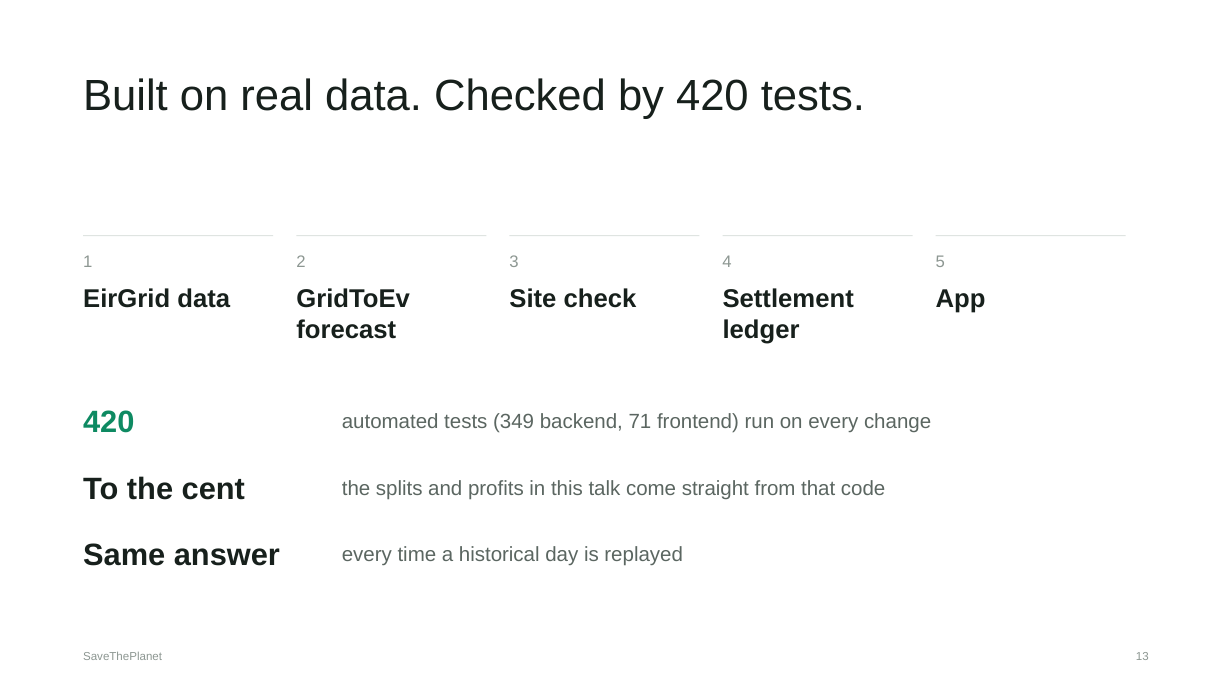
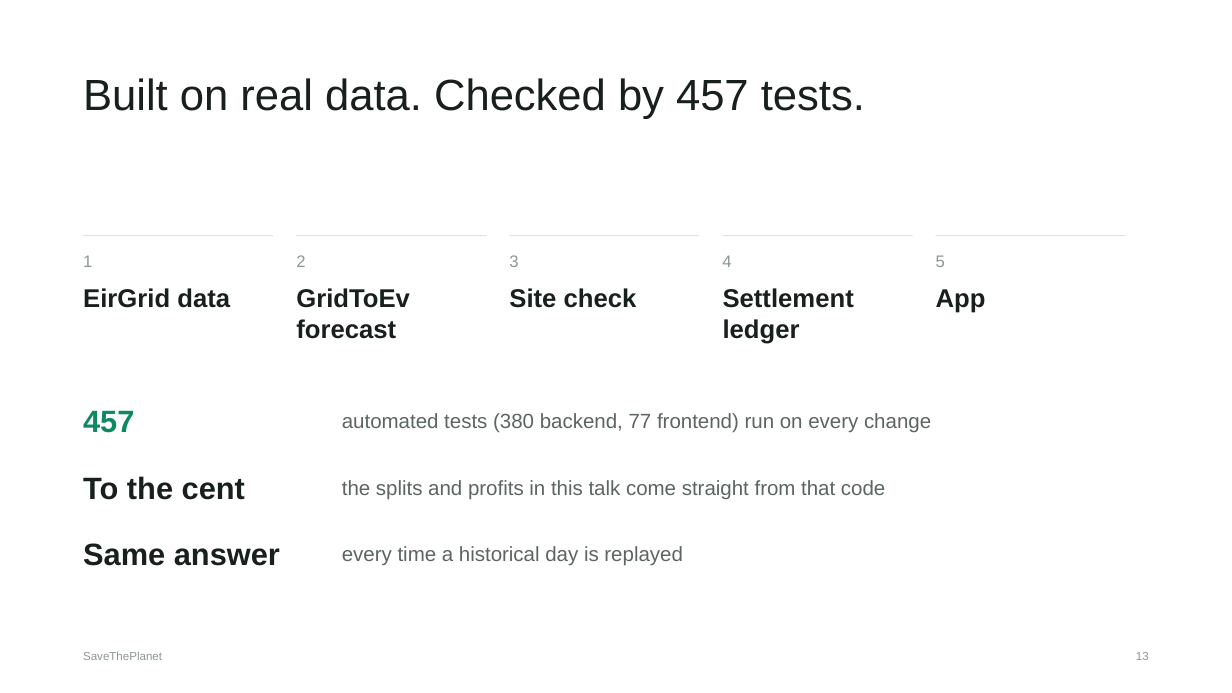
Before and after one commit to MarcoLadeira/SaveThePlanet, a slide deck: slide 13 of docs/demo/SaveThePlanet-pitch.pptx. Drawn at 1232x693 pixels with LibreOffice and Linux fonts; fonts in the diff are those of the drawing. Boxes give left, top, right and bottom in pixels: in the first picture for what was removed or moved away, otherwise in the second. Text is boxed around its words. In the diff, an @@ line names an element or a change of style, - is before the commit and + after.

```diff
--- a/docs/demo/SaveThePlanet-pitch.pptx
+++ b/docs/demo/SaveThePlanet-pitch.pptx
@@ text at (83, 78, 865, 119): text changed @@
-Built on real data. Checked by 420 tests.
+Built on real data. Checked by 457 tests.
@@ text at (83, 410, 134, 433): text changed @@
-420
+457
@@ text at (342, 413, 931, 433): text changed @@
-automated tests (349 backend, 71 frontend) run on every change
+automated tests (380 backend, 77 frontend) run on every change
```
Also in this commit, not shown: 2 other slides changed, 1 slide added, 1 slide removed, 9 other files.
